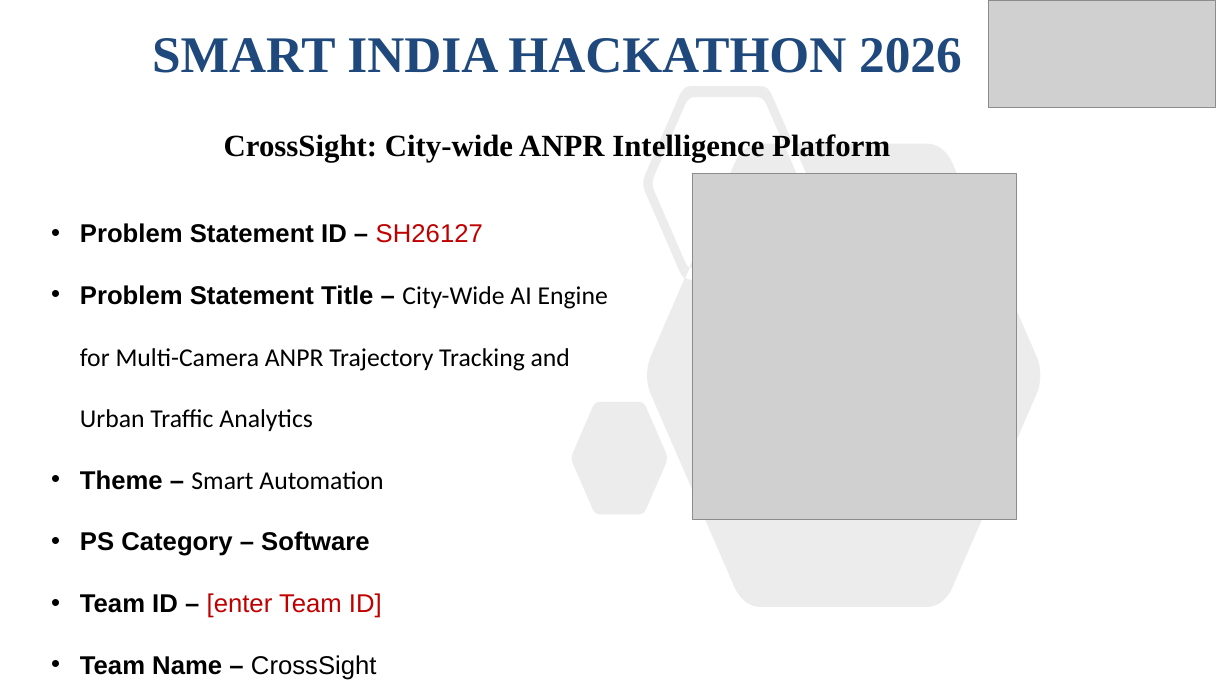
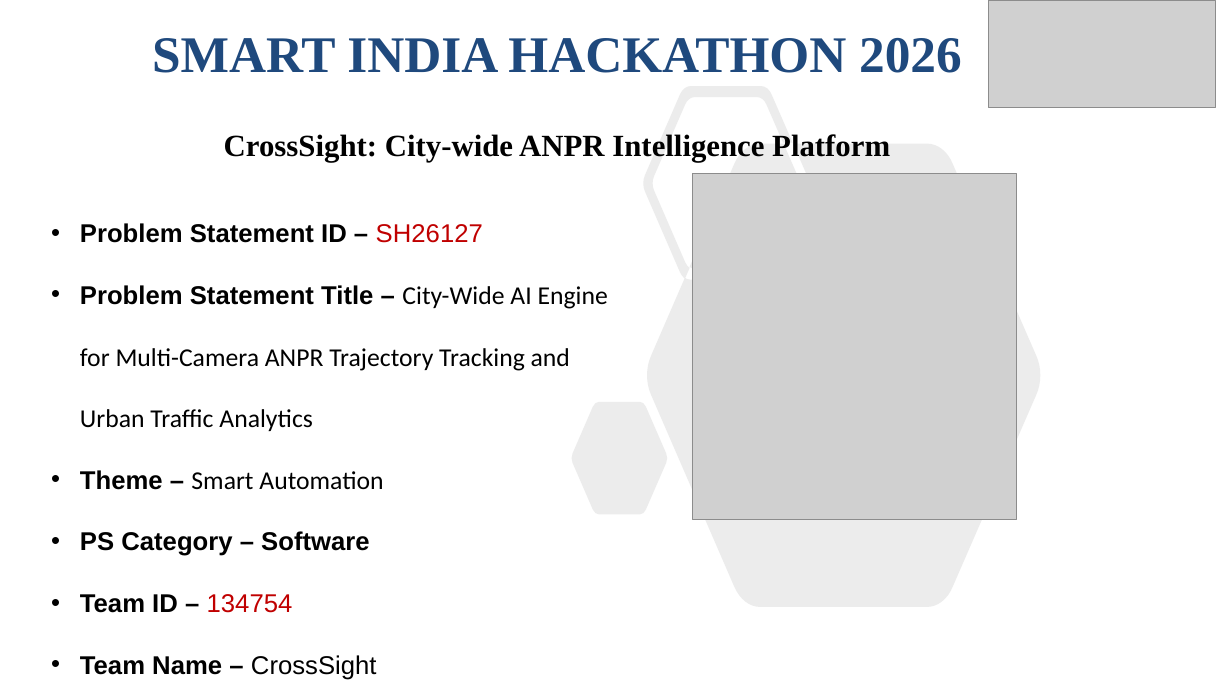
Before and after one commit to couder-04/CrossSight, a slide deck: slide 1 of CrossSight_SIH2026_Idea_PPT.pptx. Drawn at 1232x693 pixels with LibreOffice and Linux fonts; fonts in the diff are those of the drawing; grey boxes stand for pictures. Boxes give left, top, right and bottom in pixels: in the first picture for what was removed or moved away, otherwise in the second. Text is boxed around its words. In the diff, an @@ line names an element or a change of style, - is before the commit and + after.

```diff
--- a/CrossSight_SIH2026_Idea_PPT.pptx
+++ b/CrossSight_SIH2026_Idea_PPT.pptx
@@ text at <box>80,594,293,613</box>: text changed; text colour #C00000 to #000000; bold on @@
-• Team ID – [enter Team ID]
+• Team ID – 134754
```
Also in this commit, not shown: 5 other slides changed.
